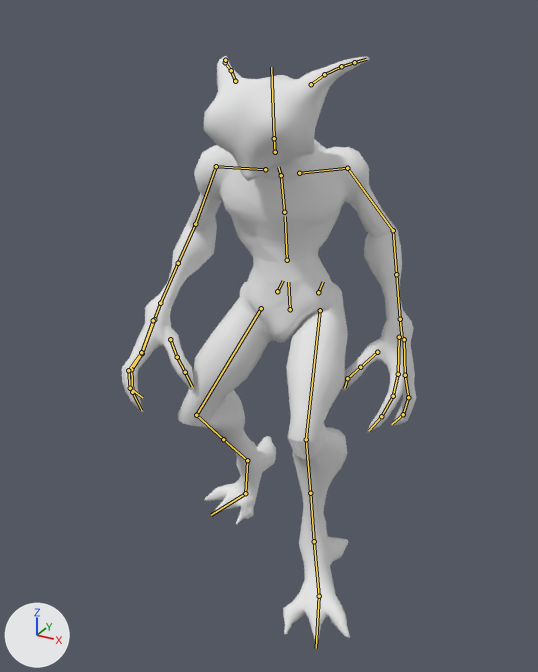
The glTF model game/public/assets/models/creature/creature_cinder_ravager.glb as it was, and as the next commit left it.
Before and after are seen from a 50 mm lens placed at (1.34, -2.63, 2.39), pointed at (-0.09, -0.02, 1.08). The axes (+X, +Y, +Z) are drawn at lower left. The lights are the same throughout. The picture after the commit comes second. Both versions are drawn at frame 12 of the action 'Walk'; the numbers are the values there. The bones that bend it are drawn over the model as lines.

In view in the first picture: 'Monster04001'.
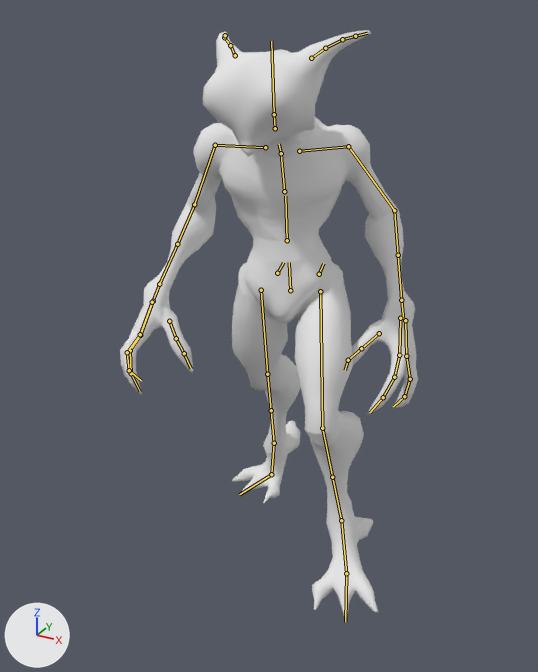
What differs and where, as boxes (x1, y1, x2, y2) in the pictures (538 x 672 px):
'Monster04001', posed: before (122, 56, 416, 644); after (120, 30, 418, 618)
bone 'rootx', root to tip: before (290, 309) to (288, 282); after (290, 290) to (289, 262)
bone 'thigh_stretchl', root to tip: before (320, 310) to (306, 439); after (320, 291) to (322, 428)
bone 'leg_stretchl', root to tip: before (306, 439) to (310, 493); after (322, 428) to (332, 477)
bone 'footl', root to tip: before (314, 541) to (319, 596); after (341, 520) to (346, 573)
bone 'thigh_stretchr', root to tip: before (261, 308) to (196, 415); after (261, 290) to (267, 374)
bone 'leg_stretchr', root to tip: before (196, 415) to (223, 439); after (267, 374) to (271, 410)
bone 'footr', root to tip: before (247, 460) to (245, 493); after (274, 443) to (271, 474)

What the commit changed:
Bone 'rootx' (bone_rootx) moves from (0.0, -9.9, 221.2) to (0.0, -2.8, 221.2).
Bone 'thigh_stretchl' (bone_thigh_stretchl) turns from (-30, 12, -55) to (-23, 18, -44) degrees about its own x, y and z.
Bone 'leg_stretchl' (bone_leg_stretchl) turns from (-3, 0, 53) to (0, 0, 47) degrees about its own x, y and z.
Bone 'footl' (bone_footl) turns from (-6, 1, 19) to (-1, -2, 14) degrees about its own x, y and z.
Bone 'thigh_stretchr' (bone_thigh_stretchr) turns from (10, 4, 26) to (6, 10, -19) degrees about its own x, y and z.
Bone 'leg_stretchr' (bone_leg_stretchr) turns from (-1, -1, -58) to (0, 0, 7) degrees about its own x, y and z.
Bone 'footr' (bone_footr) turns from (-14, 5, -3) to (-34, 10, 0) degrees about its own x, y and z.
